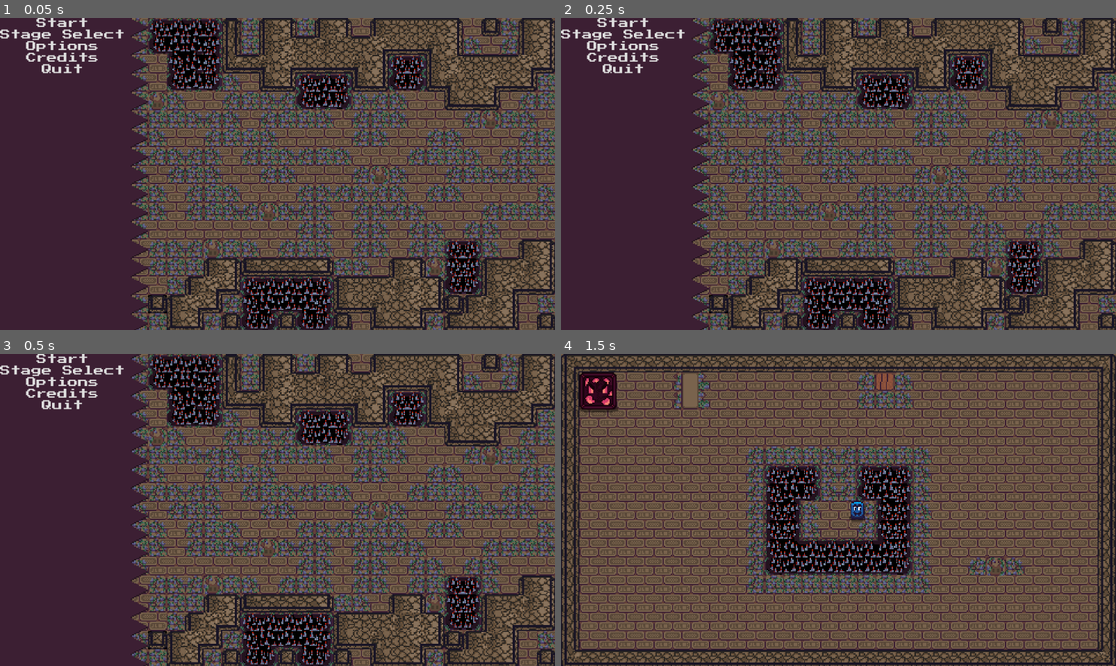
Above: before the commit, frames 1-4 (two rows, left to right).
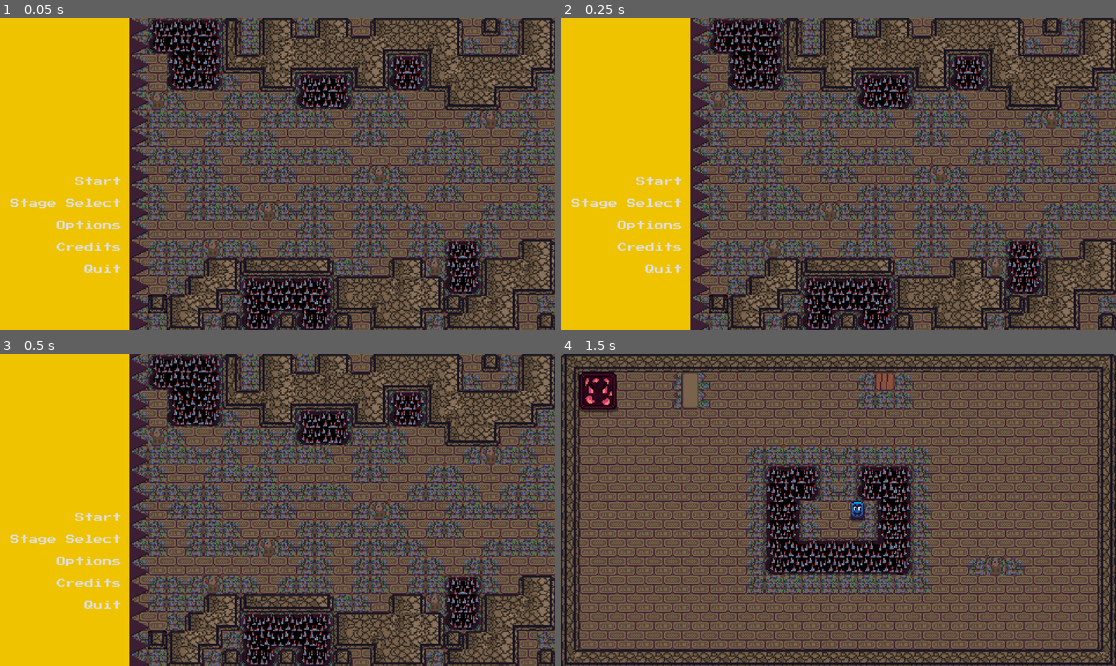
Above: after the commit, the same moments.

Repository: Azriel14/SwitchBot-2--The-Dangers-of-the-Tomb
Game: Godot game, scene res://Scenes/Main_Menu.tscn
Same seed, same stepped clock (60 frames per second), same inputs: the game is played once before the commit and once after it.
Inputs:
- Up to frame 1 (0.05 s): no input
- Up to frame 2 (0.25 s): no input
- Up to frame 3 (0.5 s): no input
- Up to frame 4 (1.5 s): click "Start" at 0.5 s; tap Enter at 1.25 s; hold Right (ui_right) from 1.28 s (still down)

The runs differ from the first frame. In frame 1, 23% of the frame differs, in the area x 0-24%, y 0-100%; in frame 2, 23%; in frame 3, 23%; in frame 4, nothing differs.

Commit message:
colur

Diff:
--- a/SavedThings/Theme.tres
+++ b/SavedThings/Theme.tres
@@ -1,11 +1,25 @@
-[gd_resource type="Theme" load_steps=3 format=3 uid="uid://bjou0laa2y76d"]
+[gd_resource type="Theme" load_steps=5 format=3 uid="uid://bjou0laa2y76d"]
 
 [ext_resource type="FontFile" uid="uid://cbpdqgh5x0jje" path="res://Assets/Fonts/PressStart2P-Regular.ttf" id="1_7u8co"]
 
+[sub_resource type="StyleBoxFlat" id="StyleBoxFlat_16clm"]
+bg_color = Color(1, 1, 1, 0)
+border_width_bottom = 40
+border_color = Color(0.8, 0.8, 0.8, 0)
+
 [sub_resource type="StyleBoxFlat" id="StyleBoxFlat_7wg3r"]
 bg_color = Color(1, 1, 1, 0)
+border_width_bottom = 40
+border_color = Color(0.8, 0.8, 0.8, 0)
+
+[sub_resource type="StyleBoxFlat" id="StyleBoxFlat_v5eh6"]
+bg_color = Color(1, 1, 1, 0)
+border_width_bottom = 40
+border_color = Color(0.8, 0.8, 0.8, 0)
 
 [resource]
 default_font = ExtResource("1_7u8co")
-default_font_size = 36
+default_font_size = 32
+Button/styles/hover = SubResource("StyleBoxFlat_16clm")
 Button/styles/normal = SubResource("StyleBoxFlat_7wg3r")
+Button/styles/pressed = SubResource("StyleBoxFlat_v5eh6")
--- a/Scenes/Main_Menu.tscn
+++ b/Scenes/Main_Menu.tscn
@@ -549,7 +549,7 @@
 layout_mode = 0
 offset_right = 448.0
 offset_bottom = 1087.0
-color = Color(0.235294, 0.121569, 0.2, 1)
+color = Color(0.937255, 0.764706, 0, 1)
 
 [node name="Triangles" type="Sprite2D" parent="Menu"]
 texture_filter = 1
@@ -562,8 +562,10 @@
 
 [node name="MarginContainer" type="MarginContainer" parent="Menu"]
 layout_mode = 0
-offset_right = 40.0
-offset_bottom = 40.0
+offset_left = 35.0
+offset_top = 550.0
+offset_right = 420.0
+offset_bottom = 801.0
 
 [node name="VBoxContainer" type="VBoxContainer" parent="Menu/MarginContainer"]
 layout_mode = 2
@@ -571,22 +573,27 @@
 [node name="Start" type="Button" parent="Menu/MarginContainer/VBoxContainer"]
 layout_mode = 2
 text = "Start"
+alignment = 2
 
 [node name="Stage Select" type="Button" parent="Menu/MarginContainer/VBoxContainer"]
 layout_mode = 2
 text = "Stage Select"
+alignment = 2
 
 [node name="Options" type="Button" parent="Menu/MarginContainer/VBoxContainer"]
 layout_mode = 2
 text = "Options"
+alignment = 2
 
 [node name="Credits" type="Button" parent="Menu/MarginContainer/VBoxContainer"]
 layout_mode = 2
 text = "Credits"
+alignment = 2
 
 [node name="Quit" type="Button" parent="Menu/MarginContainer/VBoxContainer"]
 layout_mode = 2
 text = "Quit"
+alignment = 2
 
 [node name="PlayerMenu" type="CharacterBody2D" parent="." groups=["Player"]]
 position = Vector2(-50, 0)
